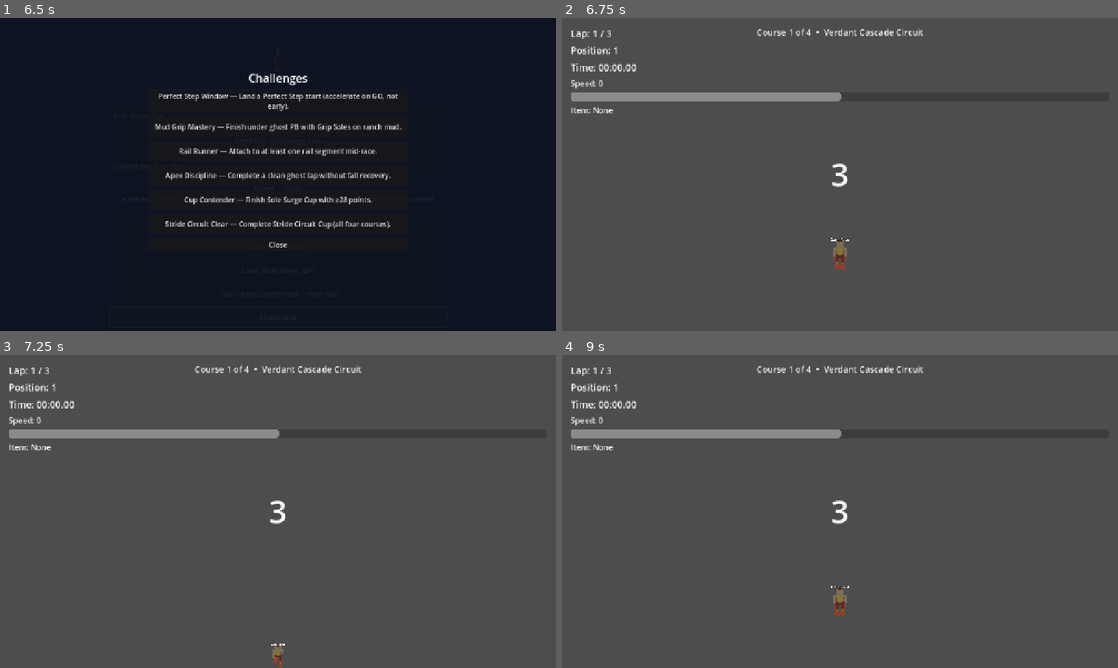
Above: before the commit, frames 1-4 (two rows, left to right).
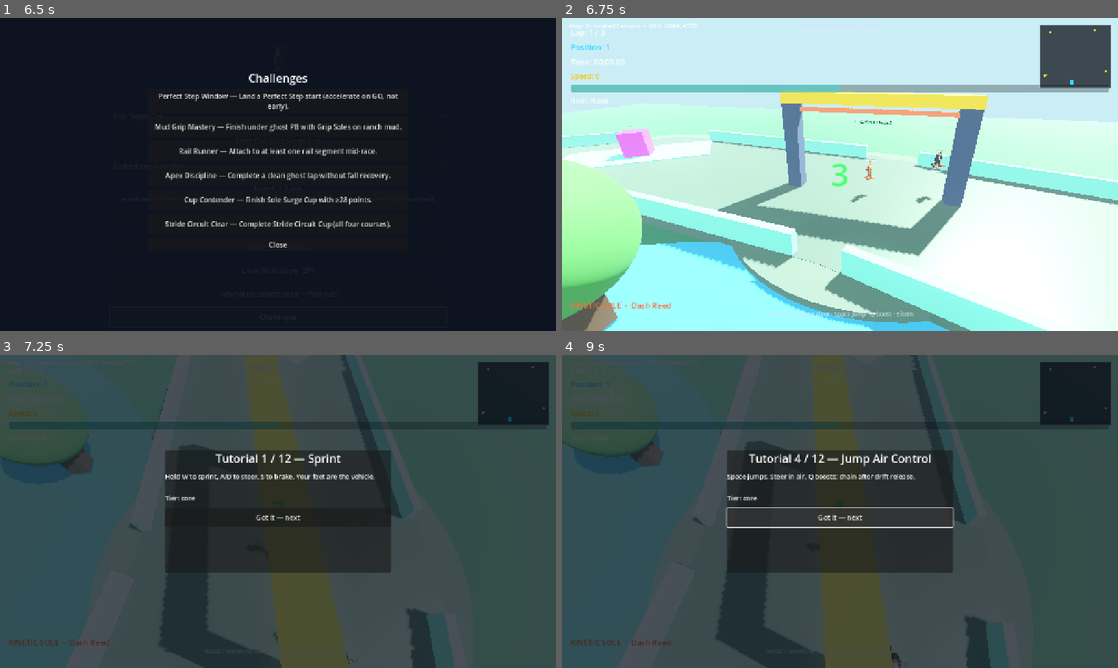
Above: after the commit, the same moments.

Repository: gunnchOS3k/pedestrian-pursuit
Game: Godot game, scene res://scenes/main/MainMenu.tscn
The game is run twice, just before and just after one commit, with the same random seed, the same clock (stepped at 60 frames per second) and the same inputs.
Inputs (mouse positions are in pixels of both pictures, inside the frame that each line leads up to):
- Up to frame 1 (6.5 s): click "Start Cup: Sole Surge Cup" at 0.5 s; click "Start Cup: Sole Surge Cup" at 1.25 s; click "Skip for now" at 2 s; click "Sole Surge Cup" at 2.75 s; click "Verdant Cascade Circuit" at 3.5 s; click "Quick Race" at 4.25 s; click "Emberkeep Gauntlet" at 5 s; click "Challenges" at 5.75 s
- Up to frame 2 (6.75 s): click "Perfect Step Window — Land a …" at 6.5 s
- Up to frame 3 (7.25 s): no input
- Up to frame 4 (9 s): click (840, 517) at 7.25 s, where only the run after the commit has a clickable "Got it — next"; click (840, 549) at 8 s, where only the run after the commit has a clickable "Got it — next"; click (840, 527) at 8.75 s, where only the run after the commit has a clickable "Got it — next"

Frame 1 is identical in both runs. In frame 2, 97% of the frame differs, in the area x 0-100%, y 0-100%; in frame 3, 69%; in frame 4, 69%.
Error before the commit: Parse Error: Cannot infer the type of "ok" variable because the value doesn't have a set type. (res://scripts/race/RaceScene.gd:389)

Commit message:
Fix RaceScene appearance-sync parse error blocking Gate 1.
Preload AppearanceSync helpers at file scope and restore cosmetics function indentation so independent-client races compile again.

Co-authored-by: Cursor <cursoragent@cursor.com>

Diff:
--- a/artifacts/appearance_sync/FLOW_RESULT.json
+++ b/artifacts/appearance_sync/FLOW_RESULT.json
@@ -20,7 +20,7 @@
 		"orbit_signal": 6,
 		"quiet_plaza": 5
 	},
-	"fingerprint": "1|created_1793203964|Sync Studio|deep_warm|cornrows|running …(228 unchanged characters)…
+	"fingerprint": "1|created_1793204244|Sync Studio|deep_warm|cornrows|running …(228 unchanged characters)…
 	"flow": "create_customize_save_reopen_peer_apply_edit",
 	"integrated_presets": 6,
 	"lod_hooks": true,
--- a/scripts/player/RacerVisual.gd
+++ b/scripts/player/RacerVisual.gd
@@ -714,8 +714,8 @@
 
 func cosmetic_fingerprint() -> String:
 	## Peer-verifiable cosmetic identity (appearance + outfit + footwear).
-	var AppearanceSyncScript = load("res://scripts/data/AppearanceSync.gd")
-	return AppearanceSyncScript.fingerprint({
+	const AppearanceSyncScript = preload("res://scripts/data/AppearanceSync.gd")
+	return str(AppearanceSyncScript.fingerprint({
 		"schema_version": 1,
 		"racer_id": str(get_meta("created_racer_id")) if has_meta("created_racer_id") else "",
 		"display_name": profile.display_name if profile else "",
@@ -723,7 +723,7 @@
 		"outfit_id": str(get_meta("outfit_id")) if has_meta("outfit_id") else "",
 		"outfit_slots": wardrobe_outfit_slots,
 		"footwear_vehicle_id": vehicle_id,
-	})
+	}))
 
 
 func _add_modular_hair(style: String, head_r: float, hair_mat: Material, dark: Material, hs: float) -> void:
--- a/scripts/race/RaceScene.gd
+++ b/scripts/race/RaceScene.gd
@@ -4,6 +4,9 @@
 const CrashWatchdogScript = preload("res://scripts/rc/CrashWatchdog.gd")
 const ShoeDataScript = preload("res://scripts/data/ShoeData.gd")
 const VehicleCatalogScript = preload("res://scripts/data/VehicleCatalog.gd")
+const AppearanceSyncScript = preload("res://scripts/data/AppearanceSync.gd")
+const CreatedRacerStoreScript = preload("res://scripts/data/CreatedRacerStore.gd")
+const WardrobeCatalogScript = preload("res://scripts/data/WardrobeCatalog.gd")
 
 ## Wires together track, racers, race manager, HUD, and results.
 ## Assigns named character-life profiles so every racer reads as a person.
@@ -328,7 +331,6 @@
 		return
 	## Peer-synced appearance payload (multiplayer) takes precedence when stamped.
 	if racer.has_meta("appearance_payload"):
-		var AppearanceSyncScript = load("res://scripts/data/AppearanceSync.gd")
 		var payload: Dictionary = racer.get_meta("appearance_payload")
 		if AppearanceSyncScript.apply_to_visual(visual, payload):
 			if profile != null:
@@ -344,9 +346,6 @@
 			return
 	if not GameManager.has_meta("created_racer_id"):
 		return
-	var CreatedRacerStoreScript = load("res://scripts/data/CreatedRacerStore.gd")
-	var WardrobeCatalogScript = load("res://scripts/data/WardrobeCatalog.gd")
-	var AppearanceSyncScript = load("res://scripts/data/AppearanceSync.gd")
 	var active: Dictionary = CreatedRacerStoreScript.get_active()
 	if active.is_empty():
 		return
@@ -363,8 +362,8 @@
 	if slots.is_empty():
 		var preset: Dictionary = WardrobeCatalogScript.preset(outfit_id)
 		slots = preset.get("slots", {})
-	var payload: Dictionary = AppearanceSyncScript.pack_from_created_racer(active, slots)
-	AppearanceSyncScript.apply_to_visual(visual, payload)
+	var packed: Dictionary = AppearanceSyncScript.pack_from_created_racer(active, slots)
+	AppearanceSyncScript.apply_to_visual(visual, packed)
 	visual.set_meta("created_racer_id", str(active.get("id", "")))
 	visual.set_meta("outfit_id", outfit_id)
 	var foot := str(active.get("footwear_vehicle_id", ""))
@@ -376,7 +375,7 @@
 		var role := "host"
 		if "local_player_index" in racer and int(racer.local_player_index) == 1:
 			role = "guest"
-		AppearanceSyncScript.write_payload(session_dir.path_join("sync/%s_appearance.json" % role), payload)
+		AppearanceSyncScript.write_payload(session_dir.path_join("sync/%s_appearance.json" % role), packed)
 
 
 func apply_peer_appearance_payload(racer: Node, payload: Dictionary) -> bool:
@@ -385,13 +384,12 @@
 		return false
 	racer.set_meta("appearance_payload", payload)
 	var visual = racer.get_node_or_null("RacerVisual")
-	var AppearanceSyncScript = load("res://scripts/data/AppearanceSync.gd")
-	var ok := AppearanceSyncScript.apply_to_visual(visual, payload)
+	var ok: bool = AppearanceSyncScript.apply_to_visual(visual, payload)
 	if visual != null and visual.has_method("apply_profile") and visual.get("profile") != null:
 		## Rebuild after stamping cosmetics so peer sees correct outfit.
-		var profile = visual.get("profile")
-		profile.display_name = str(payload.get("display_name", profile.display_name))
-		visual.apply_profile(profile)
+		var p = visual.get("profile")
+		p.display_name = str(payload.get("display_name", p.display_name))
+		visual.apply_profile(p)
 	racer.set_meta("created_racer_id", str(payload.get("racer_id", "")))
 	racer.set_meta("runner_display_name", str(payload.get("display_name", "")))
 	racer.set_meta("outfit_id", str(payload.get("outfit_id", "")))
@@ -419,7 +417,6 @@
 	var session_dir := OS.get_environment("GAME_SESSION_DIR").strip_edges()
 	if session_dir.is_empty() or guest_racer == null:
 		return
-	var AppearanceSyncScript = load("res://scripts/data/AppearanceSync.gd")
 	var guest_payload: Dictionary = AppearanceSyncScript.read_payload(
 		session_dir.path_join("sync/guest_appearance.json")
 	)
